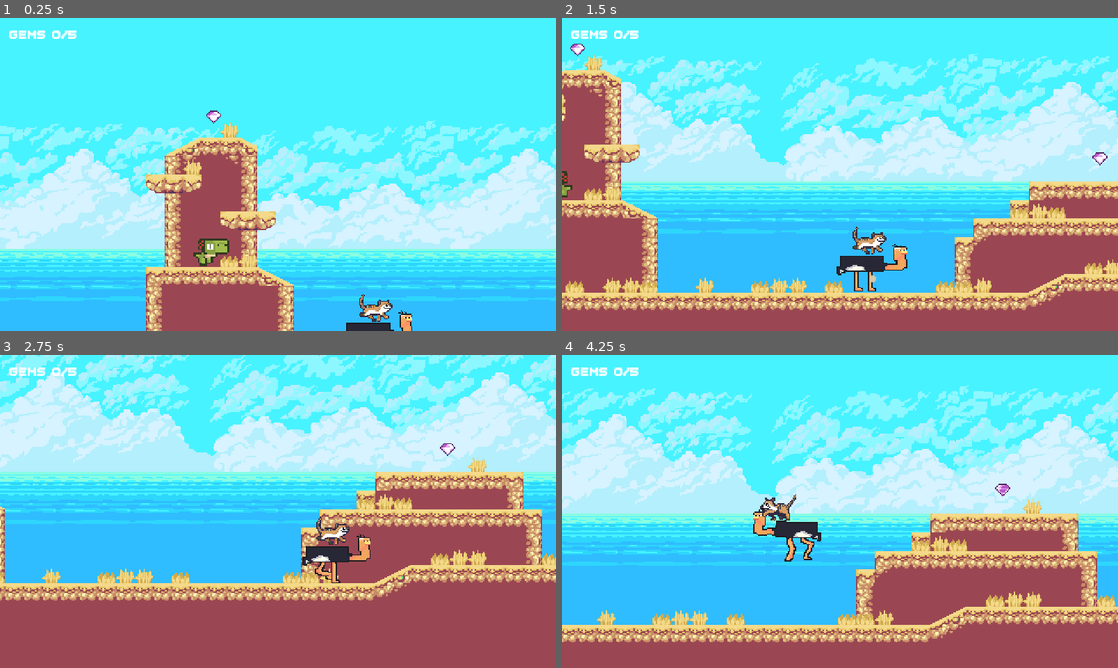
Above: before the commit, frames 1-4 (two rows, left to right).
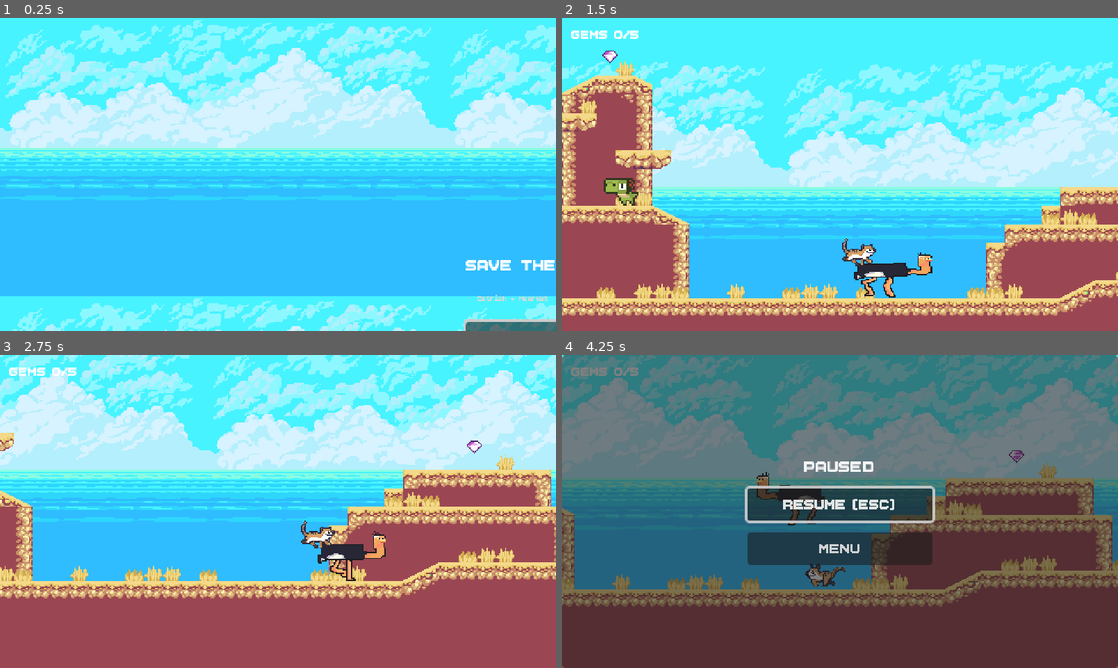
Above: after the commit, the same moments.

Repository: AvicenaFathoni/save-the-savanna-new
Game: Godot game, scene res://Levels/main_menu.tscn
Two runs of this game, one before a commit and one after it. Both use one fixed random seed, a clock stepped at 60 frames per second and the inputs below. Before the commit the project starts from res://Levels/test_level.tscn.
Inputs (mouse positions are in pixels of both pictures, inside the frame that each line leads up to):
- Up to frame 1 (0.25 s): no input
- Up to frame 2 (1.5 s): tap Enter (p2_interact) at 0.5, 0.8 s; move the mouse to (962, 158) at 0.52 s; hold D (p1_right) 0.53-1.25 s; hold F (p1_special) 0.53-1.25 s; click (962, 158) at 0.67 s; tap W (p1_jump) at 0.77, 1.07 s; drag from (728, 190) to (940, 208) at 1.27 s
- Up to frame 3 (2.75 s): move the mouse to (333, 442) at 2.02 s; hold D (p1_right) from 2.03 s (still down); hold F (p1_special) from 2.03 s (still down); tap Enter (p2_interact) at 2.3 s
- Up to frame 4 (4.25 s): release D (p1_right) at 2.75 s; release F (p1_special) at 2.75 s; drag from (812, 574) to (1006, 448) at 2.77 s; move the mouse to (1006, 558) at 3.52 s; hold A (p1_left) from 3.53 s (still down); hold Enter (p2_interact) from 3.53 s (still down); tap Left (p2_left) at 3.6 s; tap W (p1_jump) at 3.77, 4.07 s; tap Escape (ui_cancel) at 4.15 s

The runs differ from the first frame. In frame 1, 81% of the frame differs, in the area x 0-100%, y 0-100%; in frame 2, 45%; in frame 3, 31%; in frame 4, 100%.

Commit message:
Added menu

Diff:
--- /dev/null
+++ b/Levels/main_menu.tscn
@@ -0,0 +1,64 @@
+[gd_scene format=3 uid="uid://b3d6f2a1dae4d"]
+
+[ext_resource type="Script" path="res://Scripts/main_menu.gd" id="1_menu"]
+[ext_resource type="Texture2D" uid="uid://5n5hipa2kf73" path="res://Assets/images/background/background.png" id="2_bg"]
+
+[node name="MainMenu" type="Control" unique_id=1001001]
+layout_mode = 3
+anchors_preset = 15
+anchor_right = 1.0
+anchor_bottom = 1.0
+offset_right = 480.0
+offset_bottom = 270.0
+script = ExtResource("1_menu")
+
+[node name="Bg" type="TextureRect" parent="." unique_id=1001002]
+layout_mode = 1
+anchors_preset = 15
+anchor_right = 1.0
+anchor_bottom = 1.0
+grow_horizontal = 2
+grow_vertical = 2
+texture = ExtResource("2_bg")
+stretch_mode = 1
+
+[node name="Center" type="CenterContainer" parent="." unique_id=1001003]
+layout_mode = 1
+anchors_preset = 15
+anchor_right = 1.0
+anchor_bottom = 1.0
+grow_horizontal = 2
+grow_vertical = 2
+
+[node name="VBox" type="VBoxContainer" parent="Center" unique_id=1001004]
+layout_mode = 2
+alignment = 1
+theme_override_constants/separation = 16
+
+[node name="Title" type="Label" parent="Center/VBox" unique_id=1001005]
+layout_mode = 2
+theme_override_font_sizes/font_size = 18
+text = "SAVE THE SAVANNA"
+horizontal_alignment = 1
+
+[node name="Subtitle" type="Label" parent="Center/VBox" unique_id=1001006]
+layout_mode = 2
+theme_override_font_sizes/font_size = 8
+text = "Ostrich + Meerkat  |  Co-op Platformer"
+horizontal_alignment = 1
+modulate = Color(0.85, 0.85, 0.85, 1)
+
+[node name="Play" type="Button" parent="Center/VBox" unique_id=1001007]
+custom_minimum_size = Vector2(140, 28)
+layout_mode = 2
+text = "PLAY"
+focus_mode = 2
+
+[node name="Quit" type="Button" parent="Center/VBox" unique_id=1001008]
+custom_minimum_size = Vector2(140, 28)
+layout_mode = 2
+text = "QUIT"
+focus_mode = 2
+
+[connection signal="pressed" from="Center/VBox/Play" to="." method="_on_play_pressed"]
+[connection signal="pressed" from="Center/VBox/Quit" to="." method="_on_quit_pressed"]
--- a/Scripts/level.gd
+++ b/Scripts/level.gd
@@ -12,8 +12,12 @@
 var gems_total: int = 0
 var gems_collected: int = 0
 var _gem_label: Label
+var _pause_layer: CanvasLayer
+var _pause_panel: Control
+var _resume_btn: Button
 
 func _ready() -> void:
+	process_mode = Node.PROCESS_MODE_ALWAYS
 	add_to_group("level")
 	var p1 := get_node_or_null("Player1")
 	if p1 != null:
@@ -41,8 +45,9 @@
 	await get_tree().process_frame
 	gems_total = get_tree().get_nodes_in_group("gems").size()
 	_update_gem_hud()
-	# listen for late-spawned gems
 	get_tree().node_added.connect(func(n): if n.is_in_group("gems"): gems_total += 1; _update_gem_hud())
+	# pause overlay (always process when paused)
+	_build_pause_ui()
 
 func _update_gem_hud() -> void:
 	if _gem_label != null:
@@ -79,11 +84,54 @@
 		if p is Node2D:
 			respawn(p)
 
+func _build_pause_ui() -> void:
+	_pause_layer = CanvasLayer.new()
+	_pause_layer.layer = 20
+	_pause_layer.process_mode = Node.PROCESS_MODE_ALWAYS
+	add_child(_pause_layer)
+	_pause_panel = Panel.new()
+	_pause_panel.visible = false
+	_pause_panel.set_anchors_preset(Control.PRESET_FULL_RECT)
+	_pause_panel.modulate.a = 0.92
+	_pause_layer.add_child(_pause_panel)
+	var center := CenterContainer.new()
+	center.set_anchors_preset(Control.PRESET_FULL_RECT)
+	_pause_panel.add_child(center)
+	var vbox := VBoxContainer.new()
+	vbox.alignment = BoxContainer.ALIGNMENT_CENTER
+	vbox.add_theme_constant_override("separation", 10)
+	center.add_child(vbox)
+	var title := Label.new()
+	title.text = "PAUSED"
+	title.horizontal_alignment = HORIZONTAL_ALIGNMENT_CENTER
+	title.add_theme_font_size_override("font_size", 18)
+	vbox.add_child(title)
+	_resume_btn = Button.new()
+	_resume_btn.text = "RESUME (ESC)"
+	_resume_btn.custom_minimum_size = Vector2(160, 28)
+	_resume_btn.pressed.connect(_toggle_pause)
+	vbox.add_child(_resume_btn)
+	var menu_btn := Button.new()
+	menu_btn.text = "MENU"
+	menu_btn.custom_minimum_size = Vector2(160, 28)
+	menu_btn.pressed.connect(func(): get_tree().paused = false; get_tree().change_scene_to_file("res://Levels/main_menu.tscn"))
+	vbox.add_child(menu_btn)
+
+func _toggle_pause() -> void:
+	if _won:
+		return
+	var to_pause = not get_tree().paused
+	get_tree().paused = to_pause
+	_pause_panel.visible = to_pause
+	if to_pause and _resume_btn:
+		_resume_btn.grab_focus()
+
 func on_goal() -> void:
 	if _won:
 		return
 	_won = true
 	_banner.visible = true
+	_banner.text = "LEVEL COMPLETE!\n[Enter] Menu"
 	_banner.modulate.a = 0.0
 	_banner.scale = Vector2(0.6, 0.6)
 	var tw := create_tween().set_parallel(true)
@@ -94,7 +142,16 @@
 		if p is Node2D:
 			Juice.spawn_confetti(self, p.global_position + Vector2(0, -16))
 
+func _unhandled_input(event: InputEvent) -> void:
+	if event.is_action_pressed("ui_cancel"):
+		_toggle_pause()
+	if _won and (event.is_action_pressed("ui_accept") or event.is_action_pressed("p1_special") or event.is_action_pressed("p2_interact")):
+		get_tree().paused = false
+		get_tree().change_scene_to_file("res://Levels/main_menu.tscn")
+
 func _physics_process(_delta: float) -> void:
+	if get_tree().paused:
+		return
 	for p in get_tree().get_nodes_in_group("players"):
 		if p is Node2D and p.global_position.y > 500.0:
 			respawn(p)
--- /dev/null
+++ b/Scripts/main_menu.gd
@@ -0,0 +1,13 @@
+extends Control
+
+func _ready() -> void:
+	# focus first button for keyboard
+	var play = get_node_or_null("Center/VBox/Play")
+	if play is Button:
+		play.grab_focus()
+
+func _on_play_pressed() -> void:
+	get_tree().change_scene_to_file("res://Levels/test_level.tscn")
+
+func _on_quit_pressed() -> void:
+	get_tree().quit()
--- a/project.godot
+++ b/project.godot
@@ -11,7 +11,7 @@
 [application]
 
 config/name="Save-the-SavannaNew"
-run/main_scene="uid://n1fn34pljhtq"
+run/main_scene="res://Levels/main_menu.tscn"
 config/features=PackedStringArray("4.7", "GL Compatibility")
 config/icon="res://icon.svg"
 
Not shown, added: Scripts/main_menu.gd.uid
